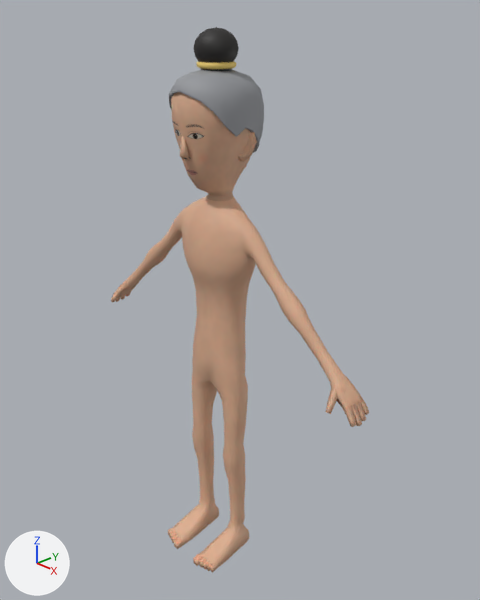
Renders of the Blender file assets/models/human_child/human_child_thin.blend from each side of a commit.
One viewpoint serves both versions: a camera (50 mm lens) standing at (1.029, -0.901, 1.253) and looking at (0.023, 0.045, 0.659). Every picture has the same lights, and +X, +Y and +Z are marked at lower left. The older version comes first.

Objects in the first picture: 'Body', 'Hair_juk'.
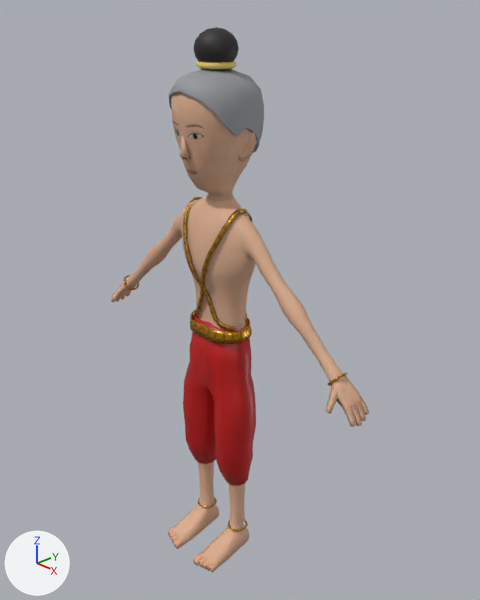
Location of each change, (x1, y1, x2, y2) in pixels of the pictures (480 x 600 px):
'Cloth_chong_gold', added (red)
    after: (183, 315, 256, 486)
'Cloth_chong_gold_chains', added
    after: (183, 197, 252, 331)
'Cloth_chong_gold_belt', added (brown)
    after: (190, 311, 252, 344)
'Cloth_chong_gold_anklets', added
    after: (198, 497, 248, 532)
'Cloth_chong_gold_bracelets', added
    after: (124, 275, 347, 386)

What changed in the scene script:
```text
Add mat_cloth_gold:
    mat_cloth_gold = bpy.data.materials.new('Cloth_gold')
    # uses the picture img_gold_color_png
    # uses the picture img_gold_normal_png
    # uses the picture img_gold_roughness_png
Add mat_cloth_child_chong_gold:
    mat_cloth_child_chong_gold = bpy.data.materials.new('Cloth_child_chong_gold')
    # uses the picture img_human_child_chong_gold_color_png
    # uses the picture img_human_child_chong_gold_normal_png
    # uses the picture img_human_child_chong_gold_roughness_png
Add ob_cloth_chong_gold_anklets:
    ob_cloth_chong_gold_anklets = bpy.data.objects.new('Cloth_chong_gold_anklets', me_cloth_chong_gold_anklets)  # a torus around z (ring radius 0.023, tube radius 0.002) spanning x 0.033..0.084, y -0.023..0.028, z 0.063..0.067; a torus around z (ring radius 0.023, tube radius 0.002) spanning x -0.084..-0.033, y -0.023..0.028, z 0.063..0.067
    ob_cloth_chong_gold_anklets.location = (0.0, 0.0, 0.0)
Add ob_cloth_chong_gold_bracelets:
    ob_cloth_chong_gold_bracelets = bpy.data.objects.new('Cloth_chong_gold_bracelets', me_cloth_chong_gold_bracelets)  # 192 vertices, 192 faces; spans x -0.359..0.359, y -0.022..0.022, z 0.59..0.624
    ob_cloth_chong_gold_bracelets.location = (0.0, 0.0, 0.0)
Add ob_cloth_chong_gold_chains:
    ob_cloth_chong_gold_chains = bpy.data.objects.new('Cloth_chong_gold_chains', me_cloth_chong_gold_chains)  # 472 vertices, 464 faces; spans x -0.076..0.077, y -0.061..0.063, z 0.604..0.888
    ob_cloth_chong_gold_chains.location = (0.0, 0.0, 0.0)
Add ob_cloth_chong_gold_belt:
    ob_cloth_chong_gold_belt = bpy.data.objects.new('Cloth_chong_gold_belt', me_cloth_chong_gold_belt)  # 328 vertices, 320 faces; spans x -0.079..0.08, y -0.05..0.061, z 0.59..0.617
    ob_cloth_chong_gold_belt.location = (0.0, 0.0, 0.0)
Add ob_cloth_chong_gold:
    ob_cloth_chong_gold = bpy.data.objects.new('Cloth_chong_gold', me_cloth_chong_gold)  # 225 vertices, 208 faces; spans x -0.107..0.107, y -0.054..0.062, z 0.207..0.619
    ob_cloth_chong_gold.location = (0.0, 0.0, 0.0)
```
